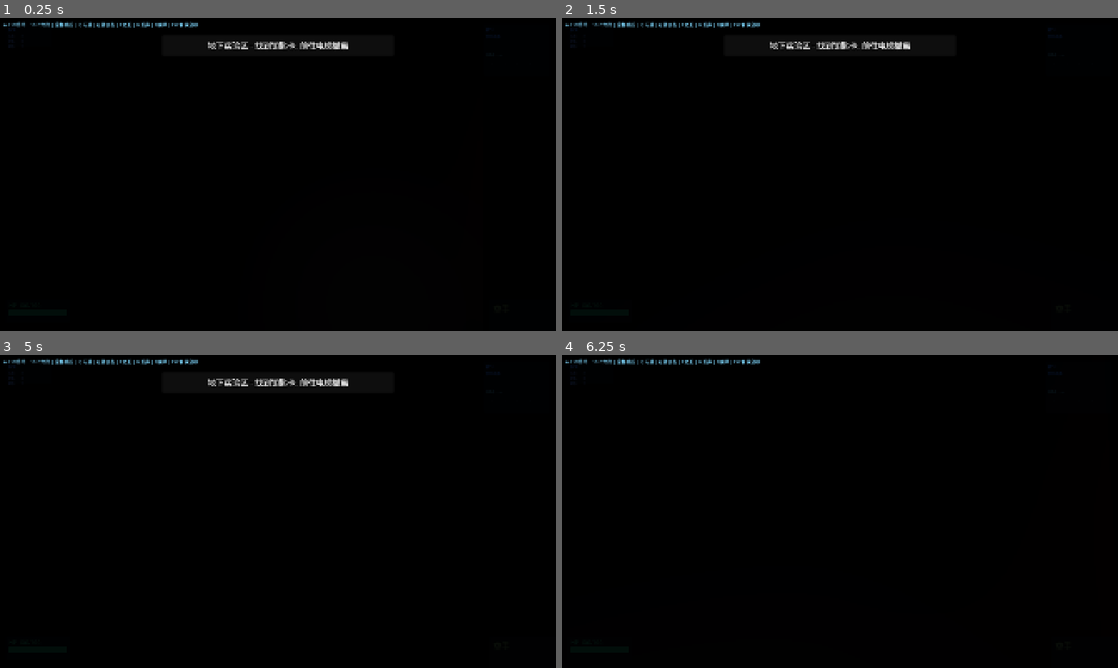
Above: before the commit, frames 1-4 (two rows, left to right).
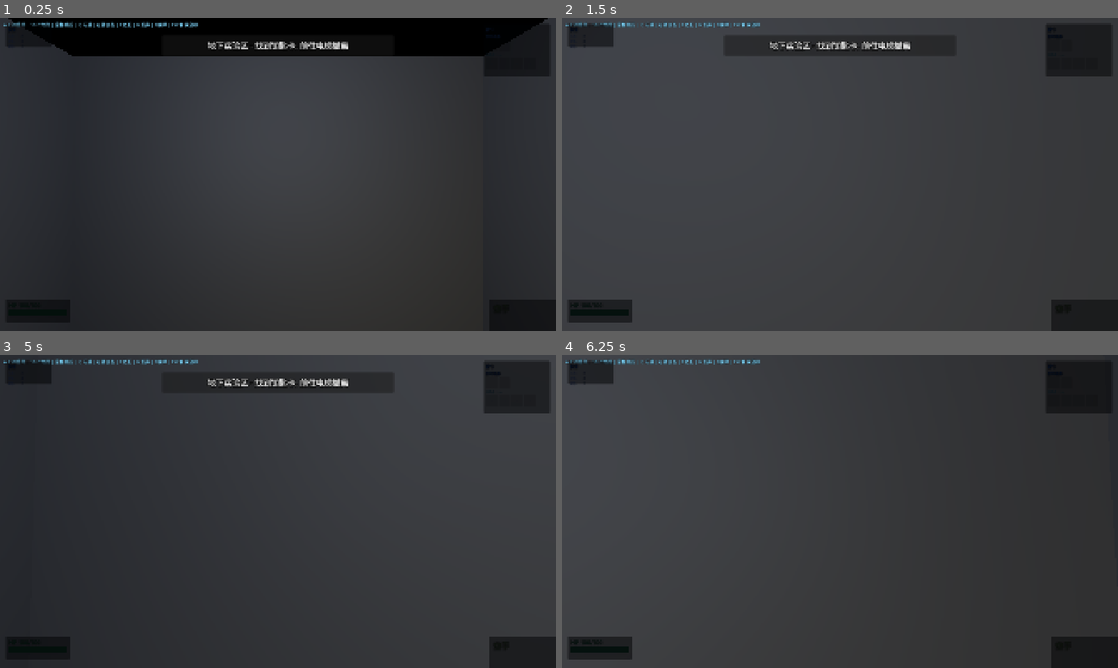
Above: after the commit, the same moments.

Repository: Potatopill98/let-s_go
Game: Godot game, scene res://scenes/level3_maze.tscn
Same seed, same stepped clock (60 frames per second), same inputs: the game is played once before the commit and once after it. This scene is started directly instead of the project's main scene.
Inputs (mouse positions are in pixels of both pictures, inside the frame that each line leads up to):
- Up to frame 1 (0.25 s): no input
- Up to frame 2 (1.5 s): tap Enter at 0.5 s; move the mouse to (867, 174) at 0.52 s; hold E (interact) 0.53-1.28 s; hold W (move_forward) from 0.53 s (still down); click (867, 174) at 0.67 s; tap Space at 0.77, 1.25 s; move the mouse to (812, 174) at 1.27 s; tap Q at 1.35 s
- Up to frame 3 (5 s): keep holding W (move_forward); tap Space at 1.52, 2.75, 3.02, 3.77, 4.25, 4.52 s; tap Enter at 2, 3.5 s; move the mouse to (289, 505) at 2.02 s; tap G at 2.1 s; move the mouse to (272, 517) at 2.77 s; tap 1 at 2.85 s; click (272, 517) at 2.92 s; move the mouse to (316, 514) at 3.52 s; tap 2 at 3.6 s; move the mouse to (233, 508) at 4.27 s; tap 3 at 4.35 s
- Up to frame 4 (6.25 s): move the mouse to (845, 511) at 5.02 s; tap 4 at 5.1 s; click (845, 511) at 5.17 s; move the mouse to (817, 505) at 5.77 s; release W (move_forward) at 5.78 s; hold D (move_right) from 5.78 s (still down); tap F at 5.85 s; tap Space at 6.02 s

The runs differ from the first frame. In frame 1, 87% of the frame differs, in the area x 0-100%, y 0-100%; in frame 2, 98%; in frame 3, 98%; in frame 4, 96%.

Commit message:
fix: 第三关地图开局刷在玩家身边+出生点加光源

Diff:
--- a/scenes/level3_maze.gd
+++ b/scenes/level3_maze.gd
@@ -230,6 +230,25 @@
 	player.position = Vector3(CELL_SIZE / 2.0, 1.0, CELL_SIZE / 2.0)
 	player.name = "Player"
 	add_child(player)
+	# 出生点光源, 让玩家看清周围
+	var spawn_light: OmniLight3D = OmniLight3D.new()
+	spawn_light.light_color = Color(0.9, 0.95, 1.0)
+	spawn_light.light_energy = 2.5
+	spawn_light.omni_range = 10.0
+	spawn_light.position = Vector3(CELL_SIZE / 2.0, 2.5, CELL_SIZE / 2.0)
+	add_child(spawn_light)
+	# 出生点发光灯管
+	var spawn_tube: MeshInstance3D = MeshInstance3D.new()
+	var tube_box: BoxMesh = BoxMesh.new()
+	tube_box.size = Vector3(1.5, 0.1, 0.1)
+	var tube_mat: StandardMaterial3D = StandardMaterial3D.new()
+	tube_mat.emission_enabled = true
+	tube_mat.emission = Color(0.9, 0.95, 1.0)
+	tube_mat.emission_energy_multiplier = 3.0
+	tube_box.material = tube_mat
+	spawn_tube.mesh = tube_box
+	spawn_tube.position = Vector3(CELL_SIZE / 2.0, WALL_HEIGHT - 0.3, CELL_SIZE / 2.0)
+	add_child(spawn_tube)
 
 
 func _spawn_flashlights() -> void:
@@ -408,8 +427,8 @@
 # Pickable map - 可拾取迷宫地图
 # ============================================================
 func _spawn_map() -> void:
-	var mx: int = randi() % (MAZE_W - 6) + 3
-	var my: int = randi() % (MAZE_H - 6) + 3
+	var mx: float = 3.0 + randf() * 3.0
+	var my: float = 3.0 + randf() * 3.0
 	var map_area: Area3D = Area3D.new()
 	map_area.name = "MazeMap"
 	var map_mi: MeshInstance3D = MeshInstance3D.new()
@@ -429,7 +448,7 @@
 	map_shape.size = Vector3(1.5, 1.5, 1.5)
 	map_cs.shape = map_shape
 	map_area.add_child(map_cs)
-	map_area.position = Vector3(mx * CELL_SIZE + CELL_SIZE / 2.0, 0, my * CELL_SIZE + CELL_SIZE / 2.0)
+	map_area.position = Vector3(mx, 0, my)
 	map_area.body_entered.connect(_on_map_entered)
 	add_child(map_area)
 	var map_light: OmniLight3D = OmniLight3D.new()
